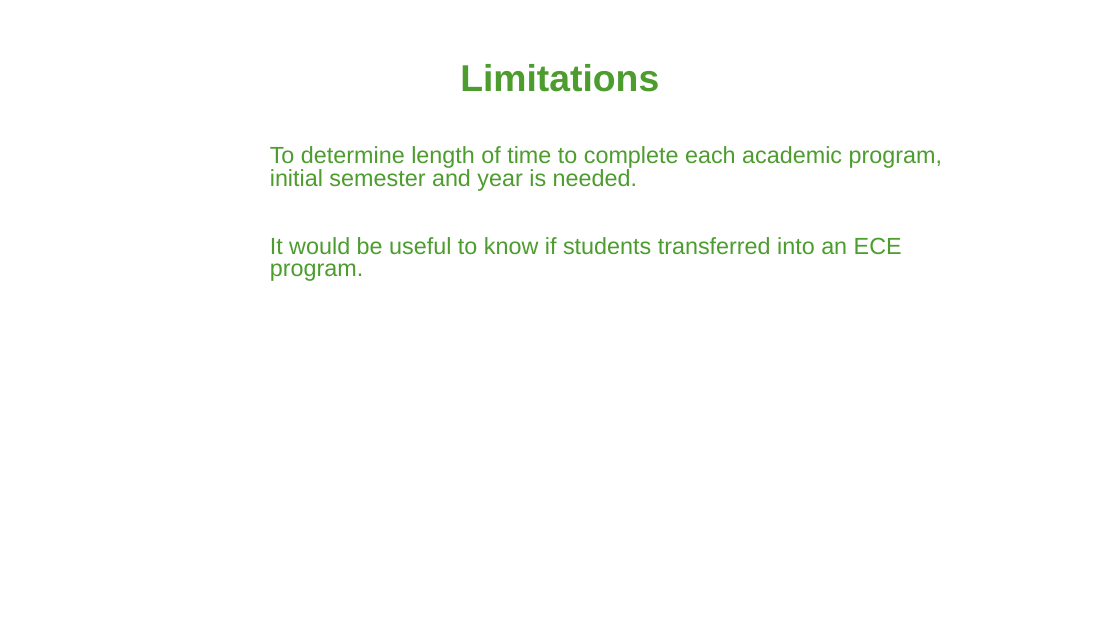
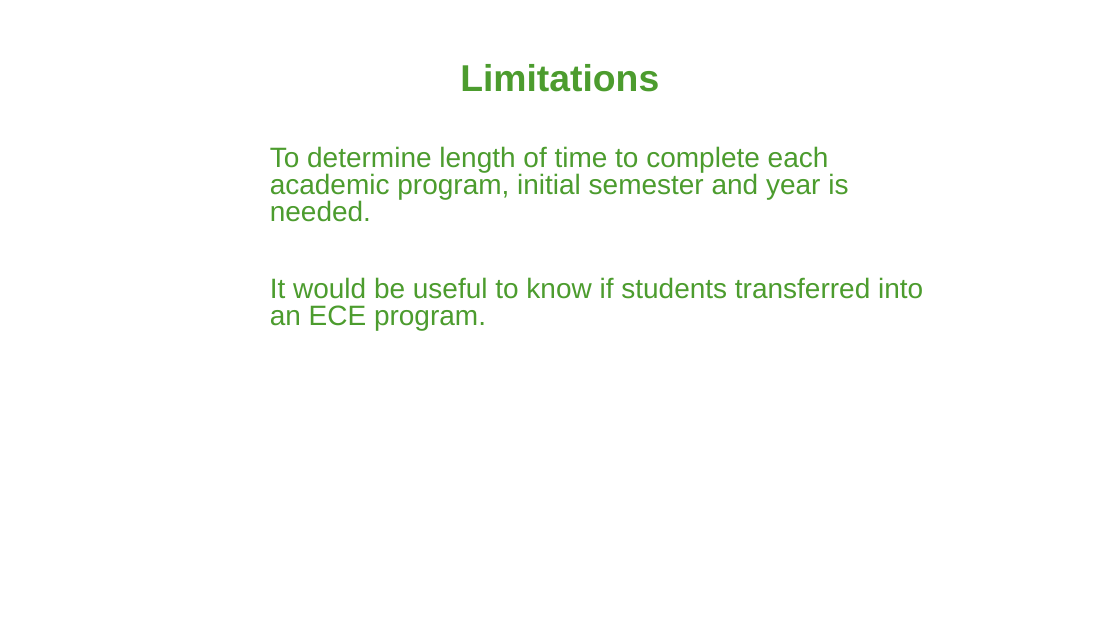
Before and after one commit to RossHyman/Springboard, a slide deck: slide 10 of Truman/Hyman_ECE Data Strategist Task 090622.pptx. Drawn at 1120x630 pixels with LibreOffice and Linux fonts; fonts in the diff are those of the drawing; background and template pictures are left out. Boxes give left, top, right and bottom in pixels: in the first picture for what was removed or moved away, otherwise in the second. Text is boxed around its words. In the diff, an @@ line names an element or a change of style, - is before the commit and + after.

```diff
--- a/Truman/Hyman_ECE Data Strategist Task 090622.pptx
+++ b/Truman/Hyman_ECE Data Strategist Task 090622.pptx
@@ text "To determine length of time ..." at (270, 146, 923, 330): size 20 to 24 pt @@
```
Also in this commit, not shown: 8 other slides changed, 1 slide added, 1 slide removed, 4 other files.
